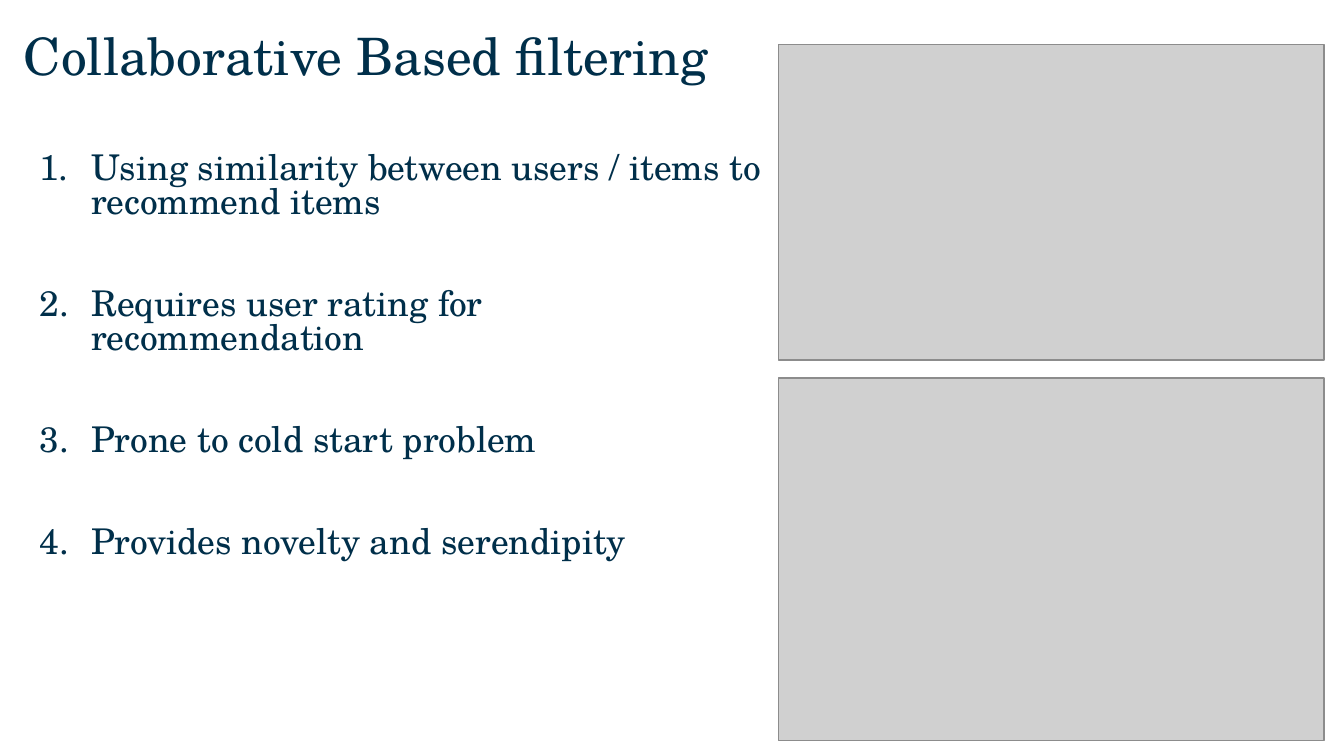
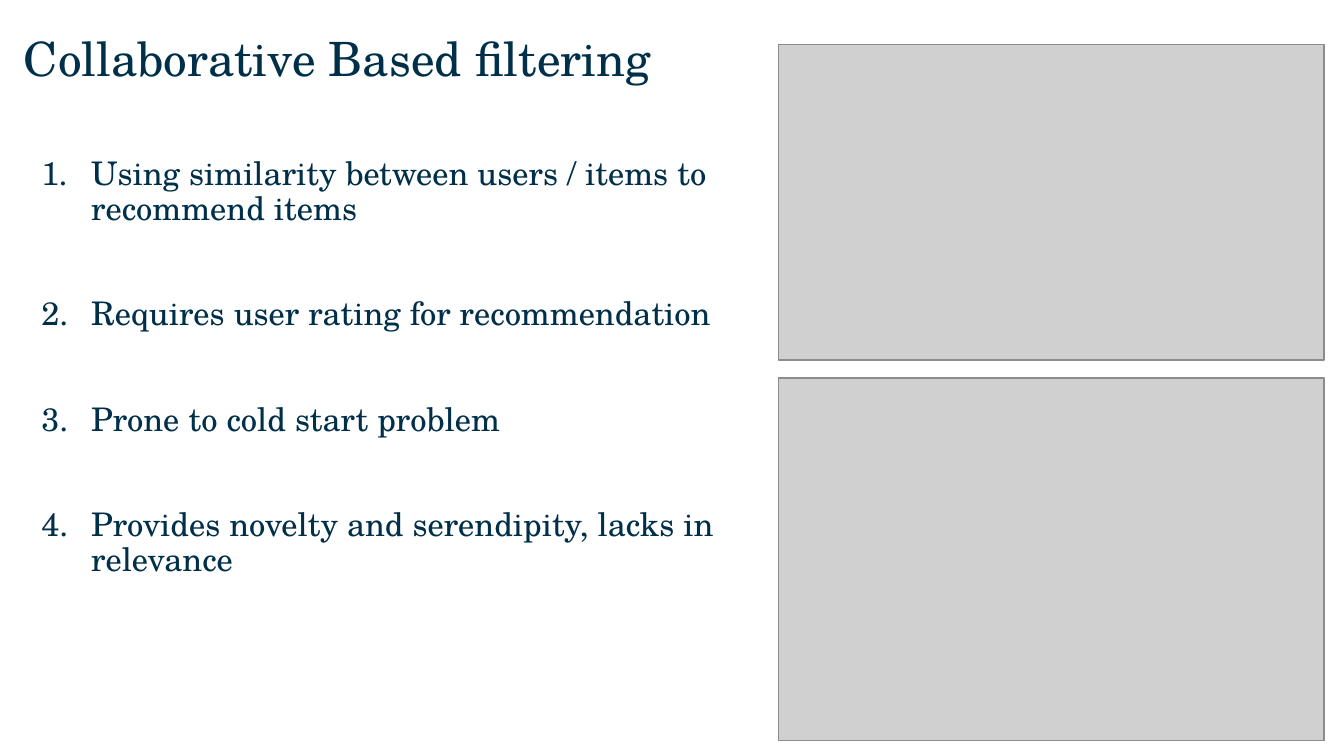
Before and after one commit to zctham/GA_projects, a slide deck: slide 19 of Capstone_Project/presentation/Capstone presentation.pptx (slide 17 before the commit). Drawn at 1344x756 pixels with LibreOffice and Linux fonts; fonts in the diff are those of the drawing; grey boxes stand for pictures; background and template pictures are left out. Boxes give left, top, right and bottom in pixels: in the first picture for what was removed or moved away, otherwise in the second. Text is boxed around its words. In the diff, an @@ line names an element or a change of style, - is before the commit and + after.

```diff
--- a/Capstone_Project/presentation/Capstone presentation.pptx
+++ b/Capstone_Project/presentation/Capstone presentation.pptx
@@ text at (x1=24, y1=41, x2=711, y2=438): size 27.6 to 25.4 pt in "Collaborative Based filtering"; size 19 to 17.4 pt in "Using similarity between users / items to ...", "Requires user rating for recommendation", "Prone to cold start problem"; line spacing 0.8 to 0.9; indent changed @@
@@ text at (x1=91, y1=512, x2=713, y2=572): text changed; size 19 to 17.4 pt @@
-4. Provides novelty and serendipity
+4. Provides novelty and serendipity, lacks in relevance
```
Also in this commit, not shown: 9 other slides changed, 2 slides added, 1 other file.
